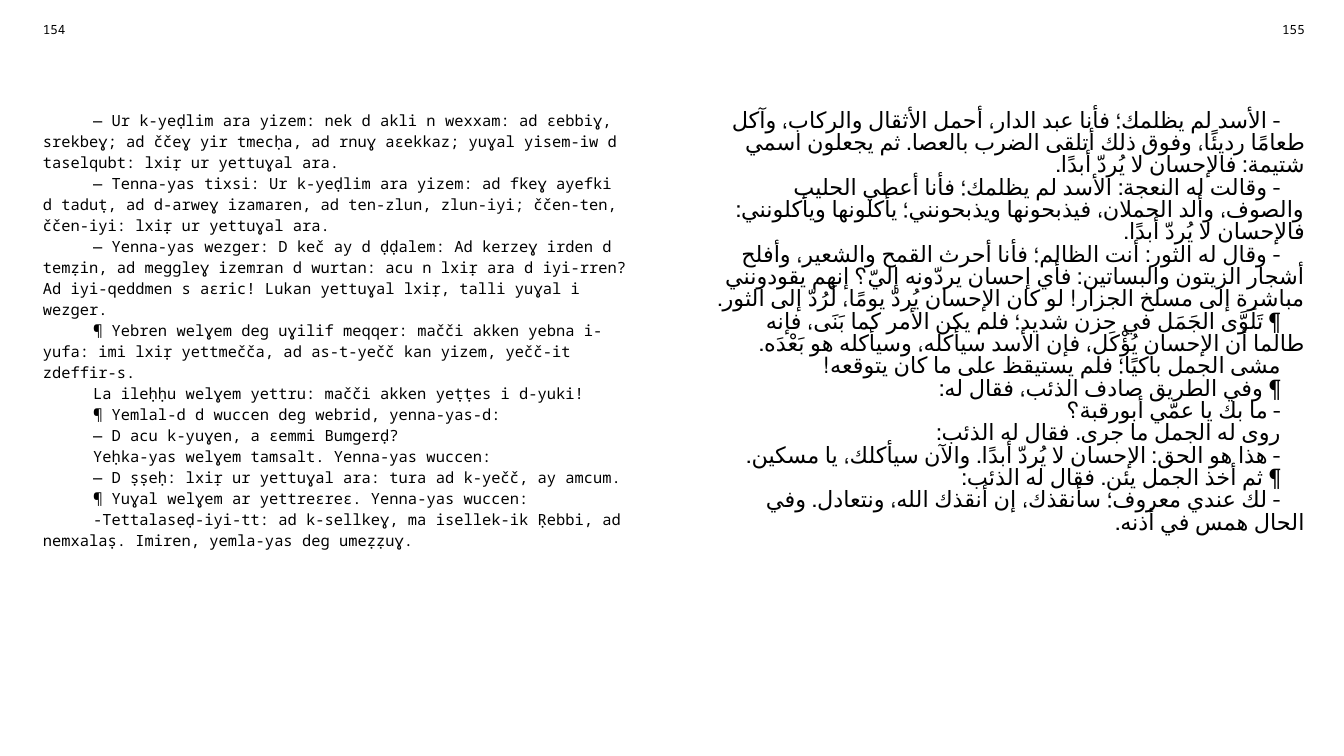
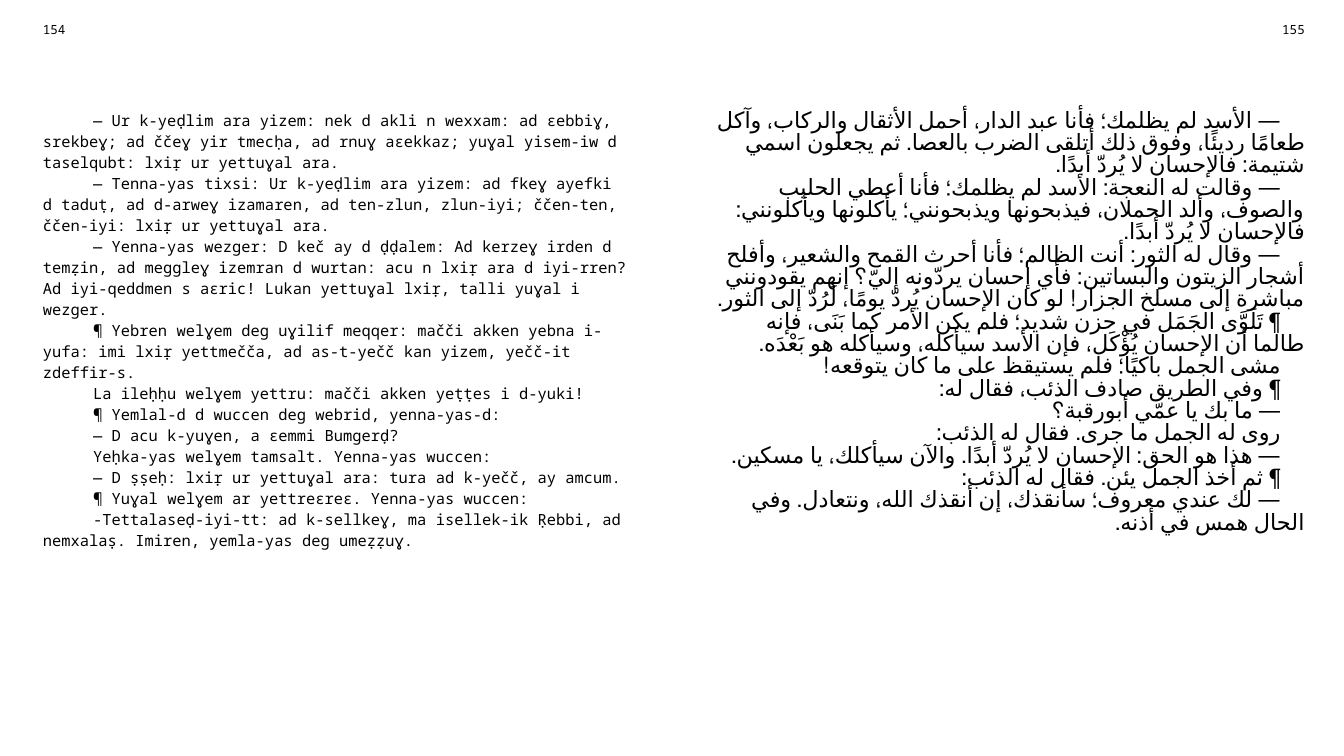
Before and after one commit to sferhah/tamacahut_n_wuccen, a slide deck: slide 75 of Uccen.ConsoleApp/Resources/pptx/uccen.arb.pptx. Drawn at 1344x756 pixels with LibreOffice and Linux fonts; fonts in the diff are those of the drawing. Boxes give left, top, right and bottom in pixels: in the first picture for what was removed or moved away, otherwise in the second. Text is boxed around its words. In the diff, an @@ line names an element or a change of style, - is before the commit and + after.

```diff
--- a/Uccen.ConsoleApp/Resources/pptx/uccen.arb.pptx
+++ b/Uccen.ConsoleApp/Resources/pptx/uccen.arb.pptx
@@ table at (32,16,1315,729) @@
-row 3, column 3: ‑ الأسد لم يظلمك؛ فأنا عبد الدار، أحمل الأثقال والركاب، وآكل طعامًا رديئًا، وفوق ذلك أتلقى الضرب بالعصا. ثم يجعلون اسمي شتيمة: فالإحسان لا يُردّ أبدًا. / ‑ وقالت له النعجة: الأسد لم يظلمك؛ فأنا أعطي الحليب والصوف، وألد الحملان، فيذبحونها ويذبحونني؛ يأكلونها ويأكلونني: فالإحسان لا يُردّ أبدًا. / ‑ وقال له الثور: أنت الظالم؛ فأنا أحرث القمح والشعير، وأفلح أشجار الزيتون والبساتين: فأي إحسان يردّونه إليّ؟ إنهم يقودونني مباشرة إلى مسلخ الجزار! لو كان الإحسان يُردّ يومًا، لَرُدّ إلى الثور. / ¶ تَلَوَّى الجَمَل في حزن شديد؛ فلم يكن الأمر كما بَنَى، فإنه طالما أن الإحسان يُؤْكَل، فإن الأسد سيأكله، وسيأكله هو بَعْدَه. / مشى الجمل باكيًا؛ فلم يستيقظ على ما كان يتوقعه! / ¶ وفي الطريق صادف الذئب، فقال له: / ‑ ما بك يا عمّي أبورقبة؟ / روى له الجمل ما جرى. فقال له الذئب: / ‑ هذا هو الحق: الإحسان لا يُردّ أبدًا. والآن سيأكلك، يا مسكين. / ¶ ثم أخذ الجمل يئن. فقال له الذئب: / ‑ لك عندي معروف؛ سأنقذك، إن أنقذك الله، ونتعادل. وفي الحال همس في أذنه.
+row 3, column 3: — الأسد لم يظلمك؛ فأنا عبد الدار، أحمل الأثقال والركاب، وآكل طعامًا رديئًا، وفوق ذلك أتلقى الضرب بالعصا. ثم يجعلون اسمي شتيمة: فالإحسان لا يُردّ أبدًا. / — وقالت له النعجة: الأسد لم يظلمك؛ فأنا أعطي الحليب والصوف، وألد الحملان، فيذبحونها ويذبحونني؛ يأكلونها ويأكلونني: فالإحسان لا يُردّ أبدًا. / — وقال له الثور: أنت الظالم؛ فأنا أحرث القمح والشعير، وأفلح أشجار الزيتون والبساتين: فأي إحسان يردّونه إليّ؟ إنهم يقودونني مباشرة إلى مسلخ الجزار! لو كان الإحسان يُردّ يومًا، لَرُدّ إلى الثور. / ¶ تَلَوَّى الجَمَل في حزن شديد؛ فلم يكن الأمر كما بَنَى، فإنه طالما أن الإحسان يُؤْكَل، فإن الأسد سيأكله، وسيأكله هو بَعْدَه. / مشى الجمل باكيًا؛ فلم يستيقظ على ما كان يتوقعه! / ¶ وفي الطريق صادف الذئب، فقال له: / — ما بك يا عمّي أبورقبة؟ / روى له الجمل ما جرى. فقال له الذئب: / — هذا هو الحق: الإحسان لا يُردّ أبدًا. والآن سيأكلك، يا مسكين. / ¶ ثم أخذ الجمل يئن. فقال له الذئب: / — لك عندي معروف؛ سأنقذك، إن أنقذك الله، ونتعادل. وفي الحال همس في أذنه.
```
Also in this commit, not shown: 14 other slides changed, 3 other files.
